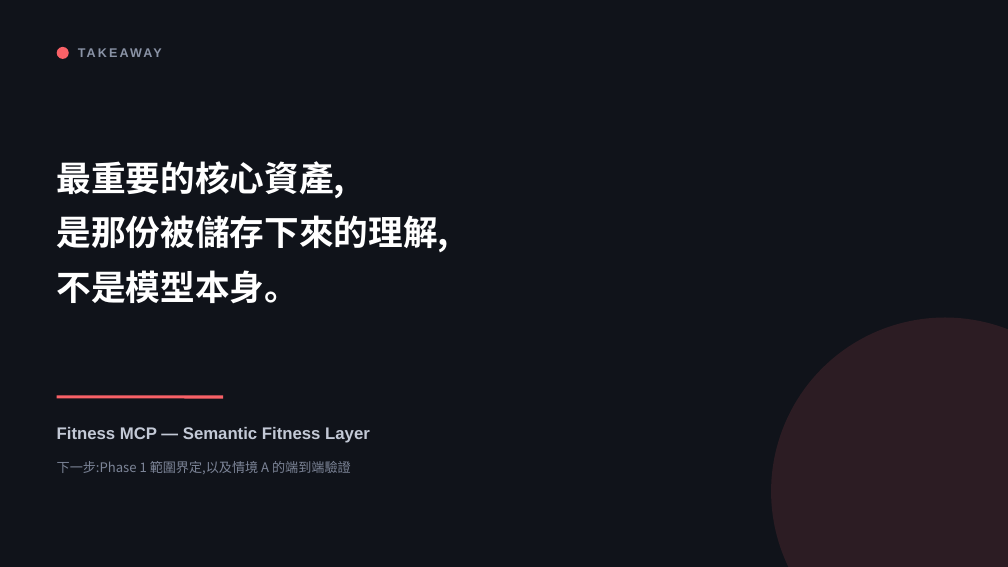
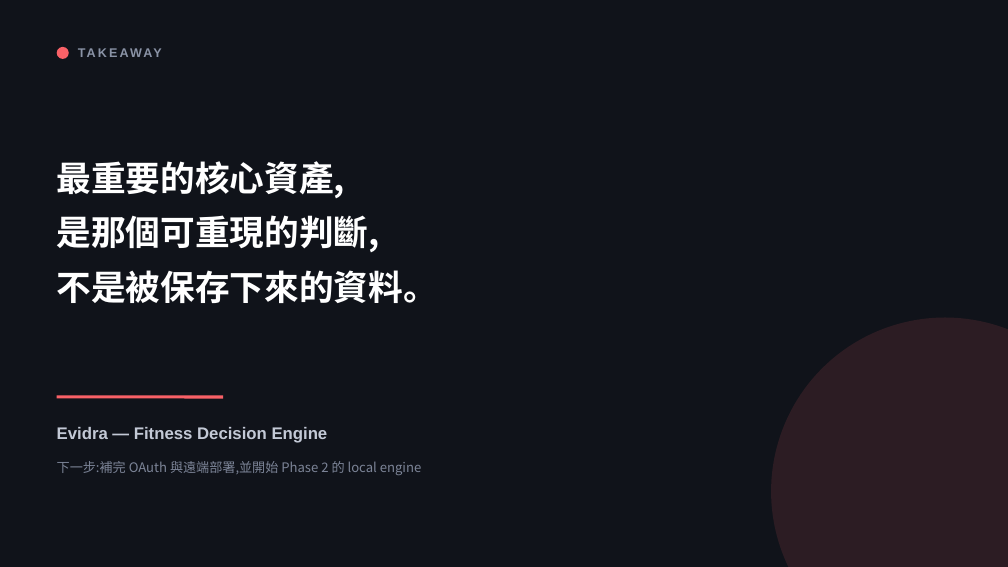
Before and after one commit to henryyeh182/evidra, a slide deck: slide 32 of docs/Fitness-MCP-Product-Vision.pptx (slide 29 before the commit). Drawn at 1008x567 pixels with LibreOffice and Linux fonts; fonts in the diff are those of the drawing. Boxes give left, top, right and bottom in pixels: in the first picture for what was removed or moved away, otherwise in the second. Text is boxed around its words. In the diff, an @@ line names an element or a change of style, - is before the commit and + after.

```diff
--- a/docs/Fitness-MCP-Product-Vision.pptx
+++ b/docs/Fitness-MCP-Product-Vision.pptx
@@ text at [57, 215, 438, 303]: text changed @@
-是那份被儲存下來的理解,
-不是模型本身。
+是那個可重現的判斷,
+不是被保存下來的資料。
@@ text at [57, 427, 328, 443]: text changed @@
-Fitness MCP — Semantic Fitness Layer
+Evidra — Fitness Decision Engine
@@ text at [57, 461, 421, 475]: text changed @@
-下一步:Phase 1 範圍界定,以及情境 A 的端到端驗證
+下一步:補完 OAuth 與遠端部署,並開始 Phase 2 的 local engine
```
Also in this commit, not shown: 22 other slides changed, 6 slides added, 3 slides removed.
